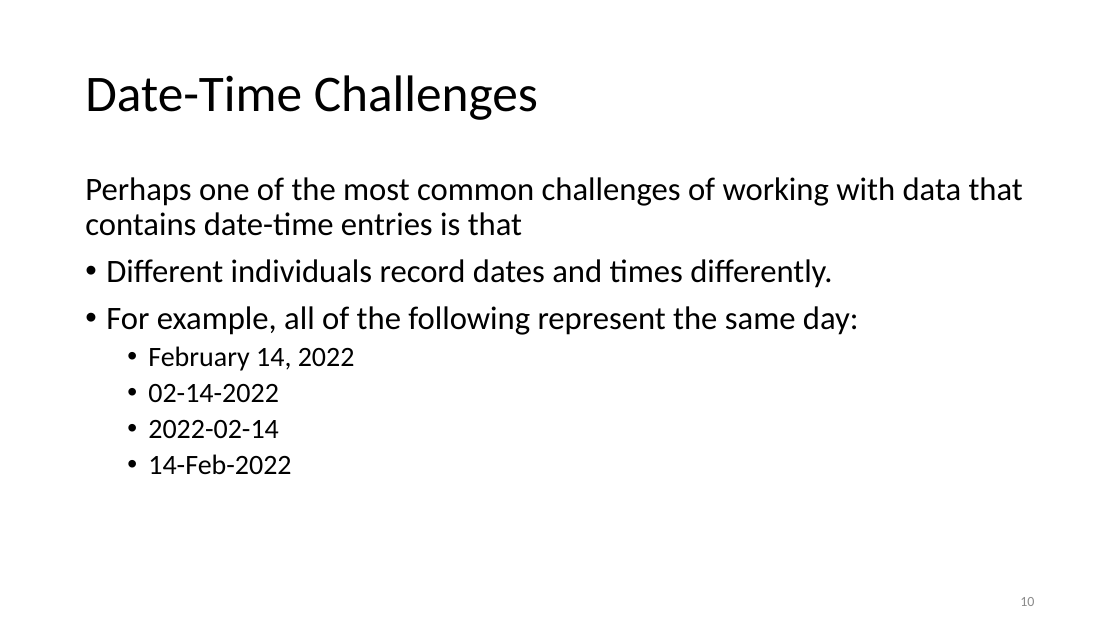
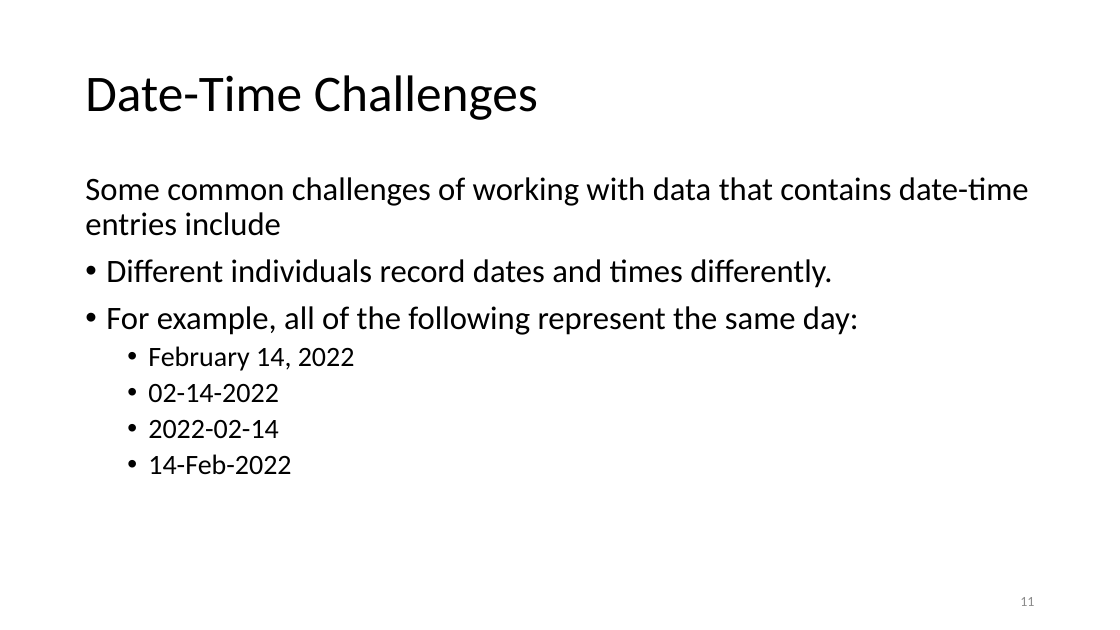
Before and after one commit to jmgraham30/SWBmodules, a slide deck: slide 11 of slides/dates_times_with_r.pptx (slide 10 before the commit). Drawn at 1120x630 pixels with LibreOffice and Linux fonts; fonts in the diff are those of the drawing. Boxes give left, top, right and bottom in pixels: in the first picture for what was removed or moved away, otherwise in the second. Text is boxed around its words. In the diff, an @@ line names an element or a change of style, - is before the commit and + after.

```diff
--- a/slides/dates_times_with_r.pptx
+++ b/slides/dates_times_with_r.pptx
@@ text at box(85, 177, 1029, 236): text changed @@
-Perhaps one of the most common challenges of working with data that contains date-time entries is that
+Some common challenges of working with data that contains date-time entries include
@@ page number at box(1020, 597, 1034, 606): text changed @@
-10
+11
```
Also in this commit, not shown: 4 other slides changed, 5 slides added, 2 other files.
